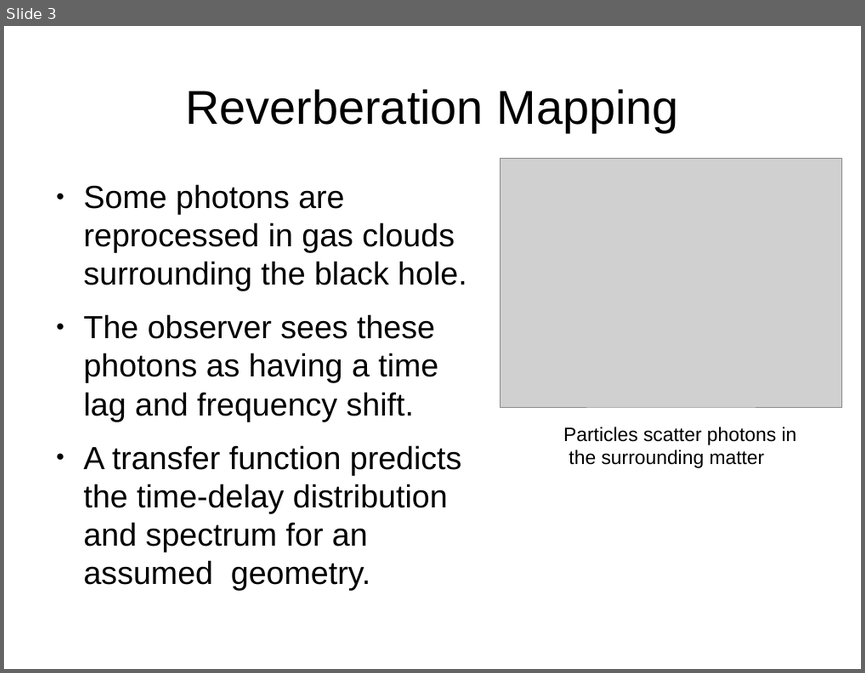
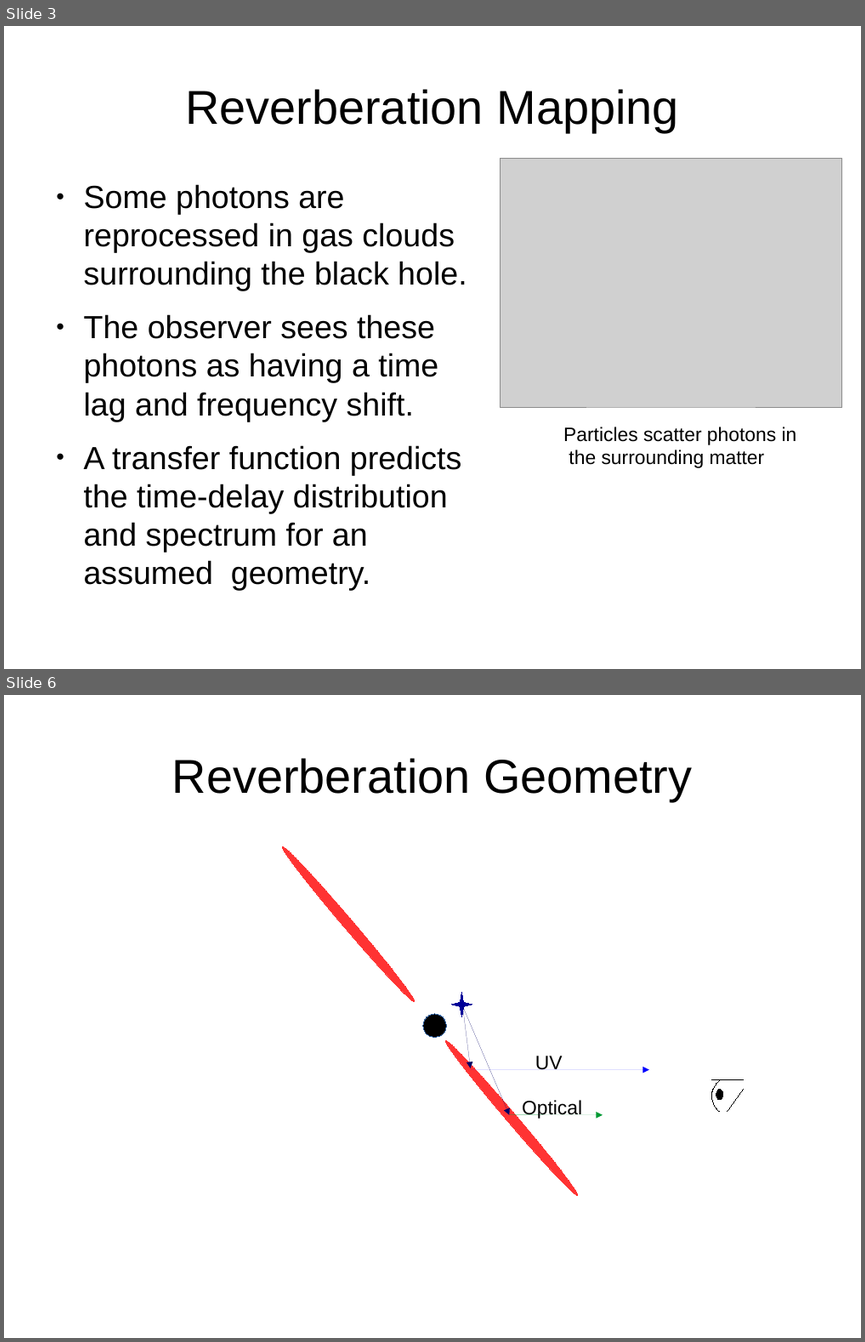
Before and after one commit to othocaes/fourier-agn, a slide deck: pres/final/final.odp. Shown one above the other, each under a label of ours: slide 3 before the commit, slides 3 and 6 after it; the slides between them are not shown. The pictures are 865x673 and 865x1342 pixels, drawn with LibreOffice and Linux fonts; fonts in the diff are those of the drawing; grey boxes stand for pictures. Boxes give left, top, right and bottom in pixels: in the first picture for what was removed or moved away, otherwise in the second. Text is boxed around its words. In the diff, an @@ line names an element or a change of style, - is before the commit and + after.

```diff
--- a/pres/final/final.odp
+++ b/pres/final/final.odp
@@ slide 6 added at <box>4,695,861,1338</box>, background #FFFFFF @@
@@ title added at <box>172,758,692,801</box>, 44 pt, text #000000 @@
+Reverberation Geometry
@@ ellipse added at <box>279,843,419,1004</box>, fill #FF3333, outline #FF3333 0 pt @@
@@ freeform shape added at <box>452,992,472,1017</box>, fill #000099, outline #000099 0 pt @@
@@ ellipse added at <box>423,1014,446,1037</box>, fill #000000, outline #3465A4 0 pt @@
@@ arrow added from (463, 1006) to (471, 1068), #000066 0 pt @@
@@ arrow added from (463, 1006) to (510, 1115), #000066 0 pt @@
@@ ellipse added at <box>442,1037,582,1198</box>, fill #FF3333, outline #FF3333 0 pt @@
@@ arrow added from (471, 1070) to (649, 1070), #0000FF 0 pt @@
@@ text added at <box>535,1055,562,1070</box>, 18 pt, text #000000 @@
+UV
@@ text added at <box>522,1100,582,1118</box>, 18 pt, text #000000 @@
+Optical
@@ line added from (711, 1080) to (744, 1080), #000000 0 pt @@
@@ freeform shape added at <box>711,1081,720,1111</box>, outline #000000 0 pt @@
@@ ellipse added at <box>716,1089,723,1100</box>, fill #000000, outline #000000 0 pt @@
@@ line added from (727, 1111) to (744, 1089), #000000 0 pt @@
@@ arrow added from (510, 1115) to (602, 1115), #009933 0 pt @@
```
Also in this commit, not shown: 3 slides changed, 1 other file.
